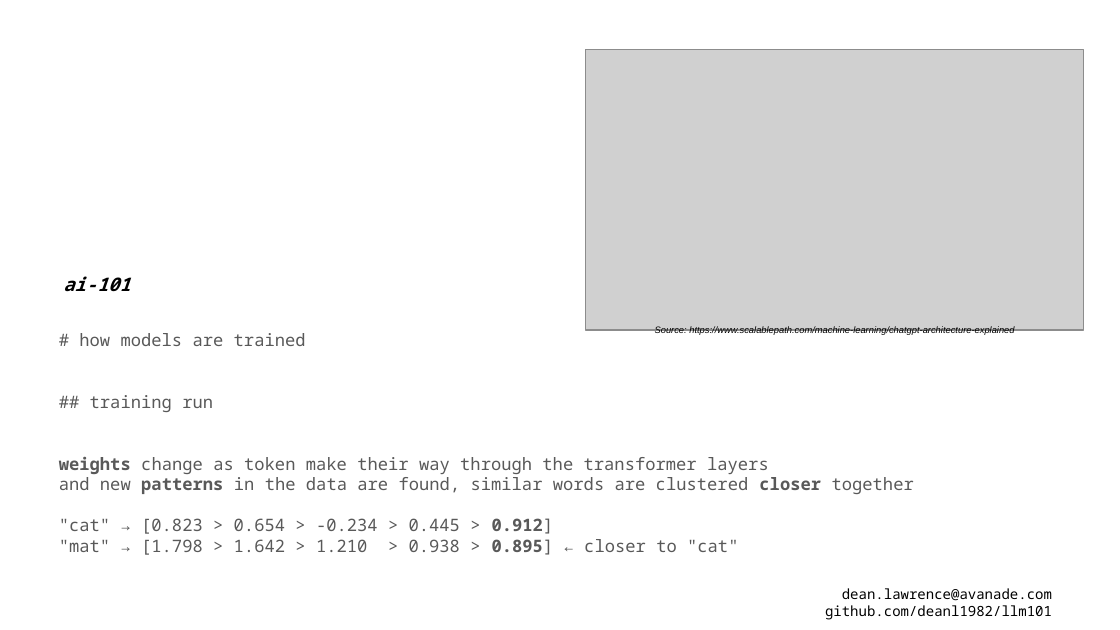
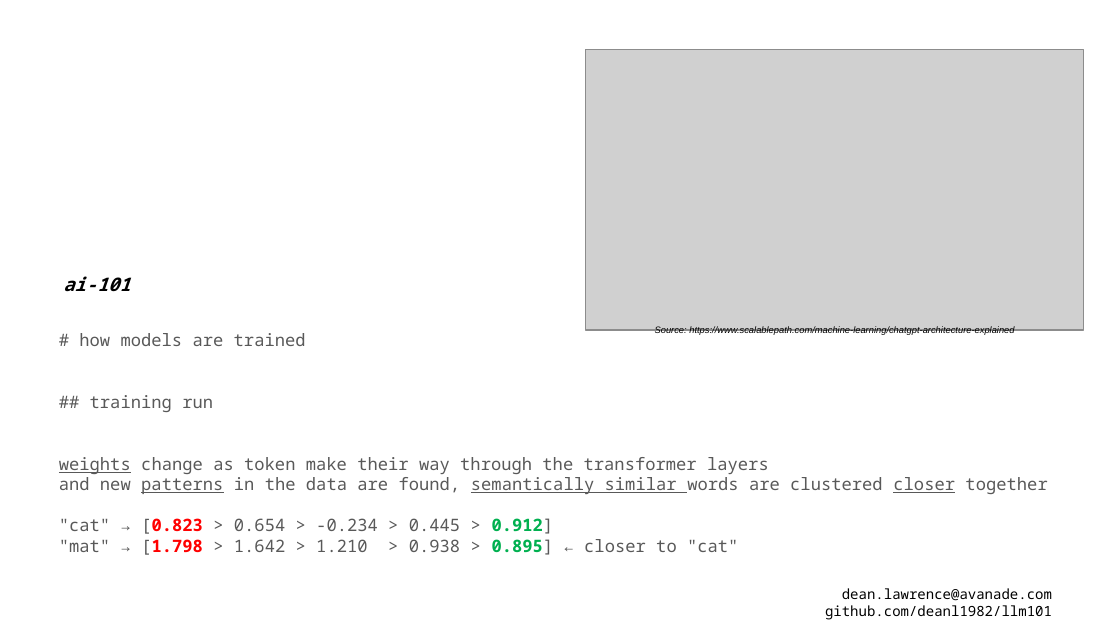
Before and after one commit to deanl1982/llm101, a slide deck: slide 10 of llm101.pptx. Drawn at 1120x630 pixels with LibreOffice and Linux fonts; fonts in the diff are those of the drawing; grey boxes stand for pictures. Boxes give left, top, right and bottom in pixels: in the first picture for what was removed or moved away, otherwise in the second. Text is boxed around its words. In the diff, an @@ line names an element or a change of style, - is before the commit and + after.

Commit message:
Updated PPT to v0.3

```diff
--- a/llm101.pptx
+++ b/llm101.pptx
@@ text at [59, 477, 1047, 494]: text changed @@
-and new patterns in the data are found, similar words are clustered closer together
+and new patterns in the data are found, semantically similar words are clustered closer together
@@ text at [59, 457, 769, 555]: bold off, underline on in "weights"; text colour #595959 to #FF0000, bold on in "[0.823", "[1.798"; text colour #595959 to #00B050 in "0.912]", "0.895]" @@
```
Also in this commit, not shown: 2 other slides changed.
